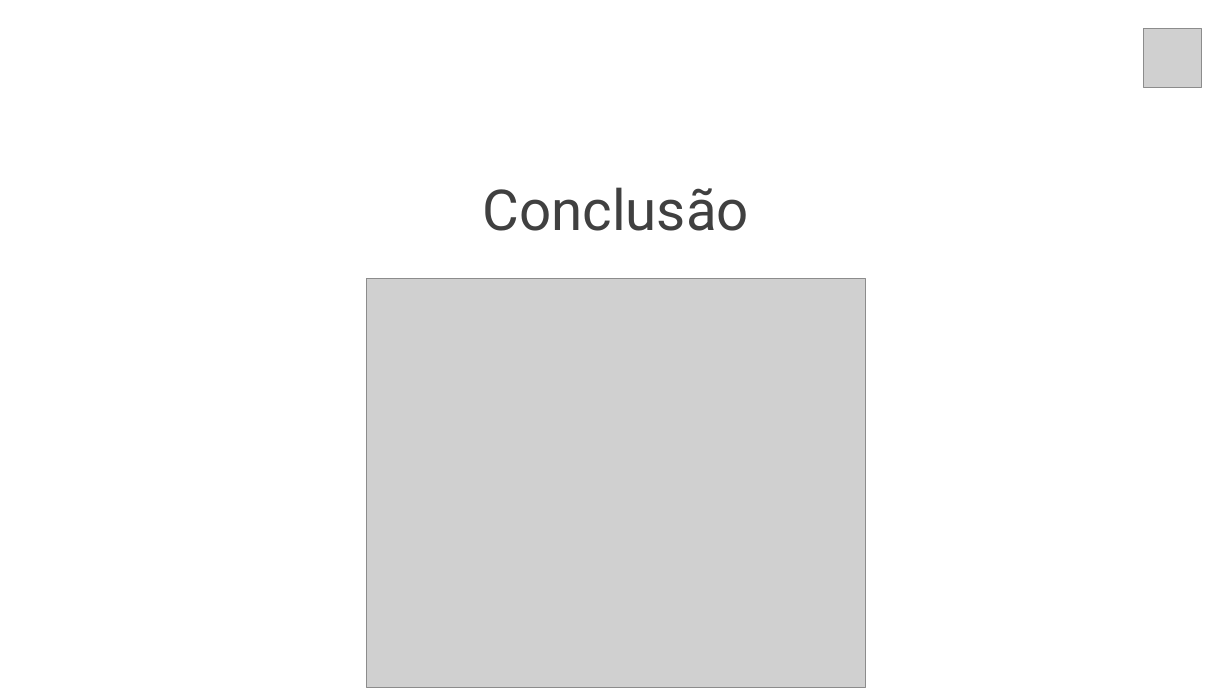
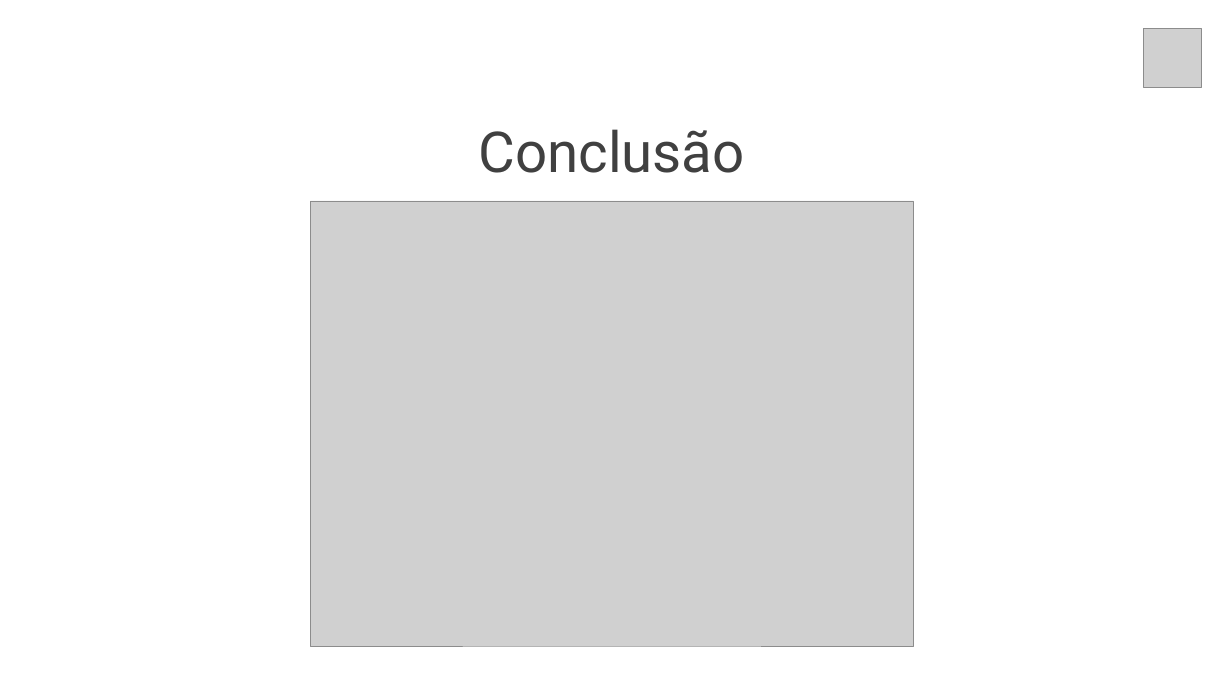
Before and after one commit to gui-ss/projeto-bandtec, a slide deck: slide 33 of documentacao/chameleon.pptx (slide 29 before the commit). Drawn at 1232x693 pixels with LibreOffice and Linux fonts; fonts in the diff are those of the drawing; grey boxes stand for pictures. Boxes give left, top, right and bottom in pixels: in the first picture for what was removed or moved away, otherwise in the second. Text is boxed around its words. In the diff, an @@ line names an element or a change of style, - is before the commit and + after.

```diff
--- a/documentacao/chameleon.pptx
+++ b/documentacao/chameleon.pptx
@@ text "Conclusão": place and size @@
-text "Conclusão" at (483,187,749,231)
+text "Conclusão" at (478,129,744,173)
@@ picture: place and size @@
-picture at (366,279,866,688)
+picture at (311,201,913,647)
```
Also in this commit, not shown: 12 other slides changed, 5 slides added, 1 slide removed, 5 other files.
